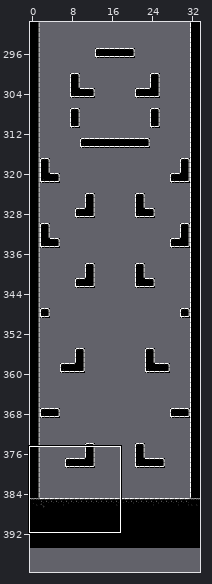
A Tiled map gets an edit: maps/testmapGraphics.tmx. The first picture is a wide view before the edit; the outline marks the close-up.
Close-up. Before the commit:
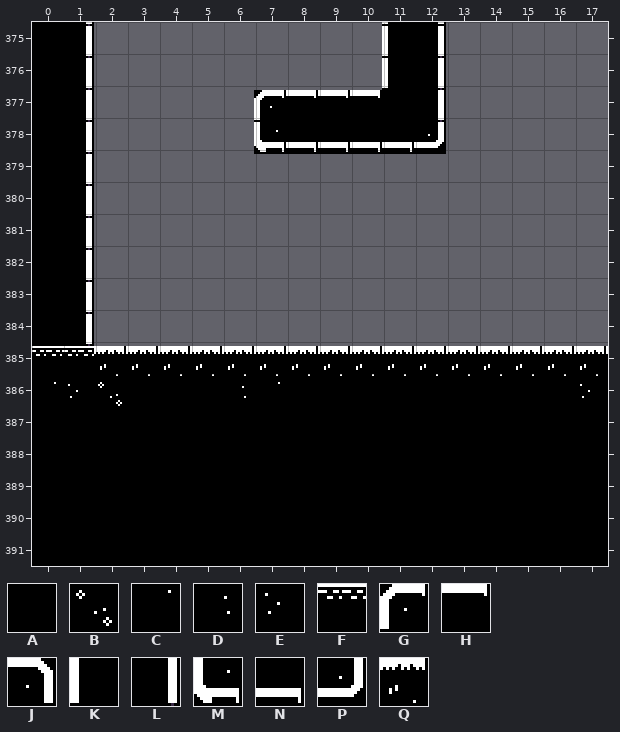
Cells are 16x16 px. Shown: x 0..17, y 375..391. The commit also changed other parts of the map, which this record leaves out. Layer "Graphics" is drawn -1,-78 px off the grid.
Key: from "testTileset": A 1, B 21, C 34, D 35, E 37, F 64, G 164, H 165, J 166, K 180, L 182, M 196, N 197, P 198, Q 219.
_ is an empty cell.
Layer "Graphics" before, first column x 0:
375 AL________________
376 AL________________
377 AL________________
378 AL________________
379 AL_________GJ_____
380 AL_________KL_____
381 AL_________KL_____
382 AL_____GHHHAL_____
383 AL_____MNNNNP_____
384 AL________________
385 AL________________
386 AL________________
387 AL________________
388 AL________________
389 AL________________
390 FFQQQQQQQQQQQQQQQQ
391 CEBAAADCAAAAAAAAAE
The result:
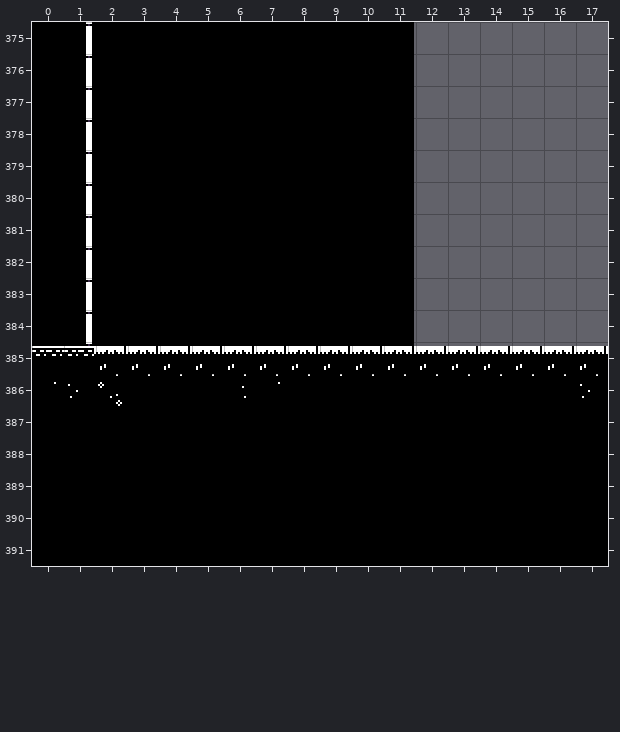
Difference:
Changed rows in their new state; . is an unchanged cell.
Layer "Graphics":
first column x 2:
379 AAAAAAAAA._
380 AAAAAAAAAA_
381 AAAAAAAAAA_
382 AAAAAAAAA._
383 AAAAAAAAAA_
384 AAAAAAAAAA.
385 AAAAAAAAAA.
386 AAAAAAAAAA.
387 AAAAAAAAAA.
388 AAAAAAAAAA.
389 AAAAAAAAAA.
Boxes around the changes in both close-ups, in picture pixels (x1, y1, x2, y2):
changed: (94, 22, 446, 346)
